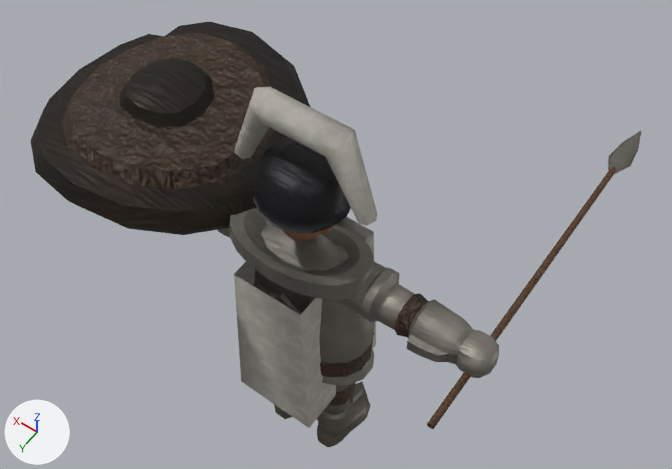
A saved change to the glTF model csharp/Unciv.Godot/Packs/units/models/unit/Hoplite.glb.
Rendered twice from a camera (50 mm lens) standing at (-0.639, 0.801, 2.01) and looking at (0.068, -0.19, 0.454). Lighting does not change. The marker at lower left points along +X, +Y and +Z. The picture after the commit comes second. Where no turn or scale is listed for an object, it has been applied to the vertices. Vertices at exactly the same position are counted once.

In view in the first picture: 'Round_Shield', 'Spear', 'Warrior'.
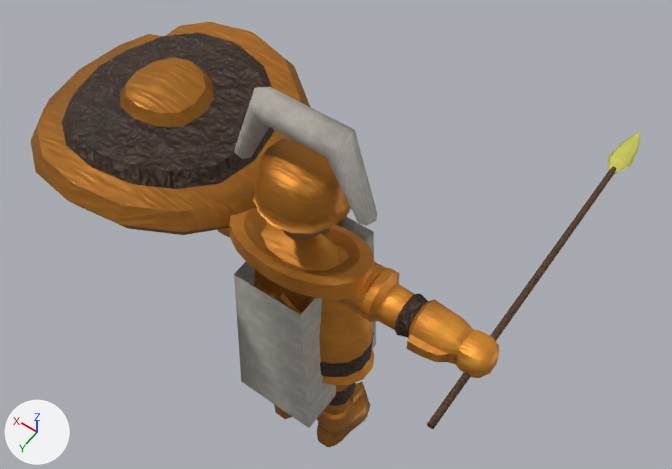
Pixel boxes [x1, y1, x2, y2] of what changed, in the pictures (672 x 469 px):
part 1 of me_mesh_skinned, recoloured (grey to orange): [218, 137, 499, 447] in both
part 2 of me_mesh_round_shield, recoloured: [31, 22, 310, 171] in both
part 3 of me_mesh_round_shield, recoloured (lighter): [33, 77, 259, 235] in both
part 4 of me_mesh_round_shield, recoloured (dark grey to orange): [35, 62, 288, 226] in both
part 5 of me_mesh_spear, recoloured (grey to yellow): [608, 131, 641, 174] in both

The change, as a list of edits to the scene's bpy script:
```text
Change me_mesh_skinned:
    where me_mesh_skinned.from_pydata(...)  # 2453 vertices, 4568 faces; spans x -0.394..0.394, y -0.123..0.126, z 0.011..1.015
    used by ob_warrior; location = (0.0, 0.0, -0.011)
    me_mesh_skinned part 1: 2962 faces centred in x -0.394..0.394, y -0.117..0.104, z 0.012..0.902 are repainted in the vertex colours; the middle colour goes from grey #868078 to orange #e39432
Change me_mesh_round_shield:
    where me_mesh_round_shield.from_pydata(...)  # 151 vertices, 284 faces; spans x -0.271..0.271, y -0.271..0.271, z -0.089..0.115
    used by ob_round_shield; location = (0.364, -0.06, 0.722)
    me_mesh_round_shield part 2: 69 faces centred in x -0.258..0.258, y -0.258..0.206, z -0.048..0.106 are repainted in the vertex colours; the middle colour goes from dark grey #322e2a to orange #c6812e
    me_mesh_round_shield part 3: 62 faces centred in x -0.252..0.258, y -0.205..0.258, z -0.046..0.106 are repainted in the vertex colours; the middle colour goes from brown #322a22 to orange #bd7a2a
    me_mesh_round_shield part 4: 43 faces centred in x -0.258..0.251, y -0.258..0.258, z -0.047..0.101 are repainted in the vertex colours; the middle colour goes from dark grey #322a26 to orange #c27e2e
Change me_mesh_spear:
    where me_mesh_spear.from_pydata(...)  # 57 vertices, 106 faces; spans x -0.024..0.024, y -0.603..0.215, z -0.007..0.007
    used by ob_spear; location = (-0.364, -0.063, 0.626)
    me_mesh_spear part 5: 64 faces centred in x -0.019..0.019, y -0.603..-0.465, z -0.004..0.004 are repainted in the vertex colours; the middle colour goes from grey #807c73 to yellow #ffff7c
```
